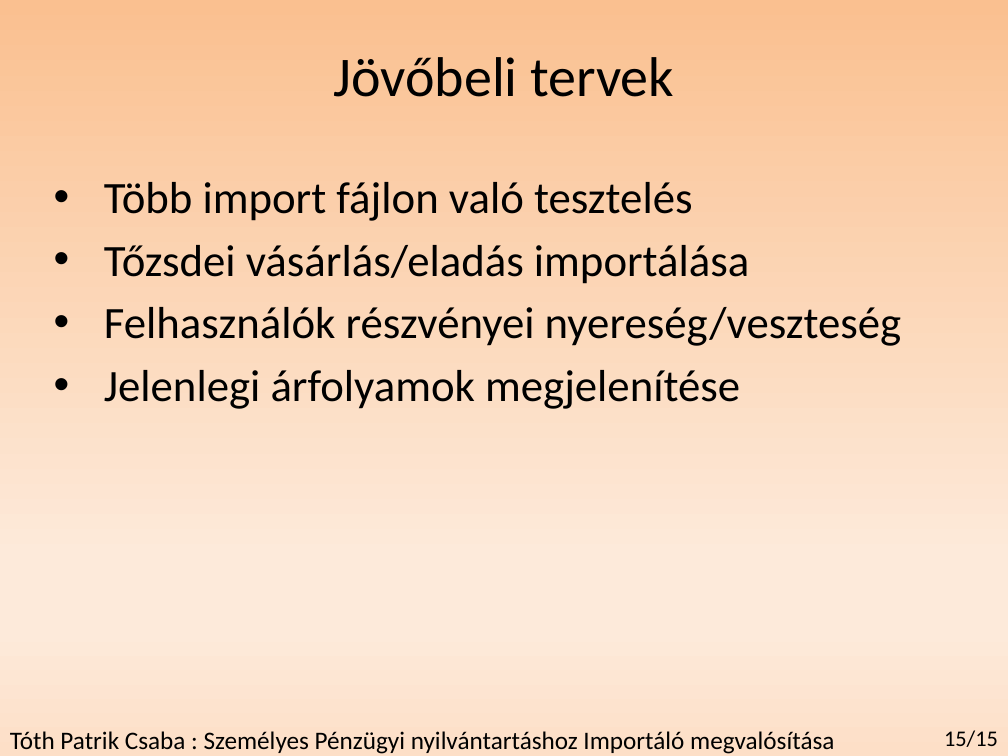
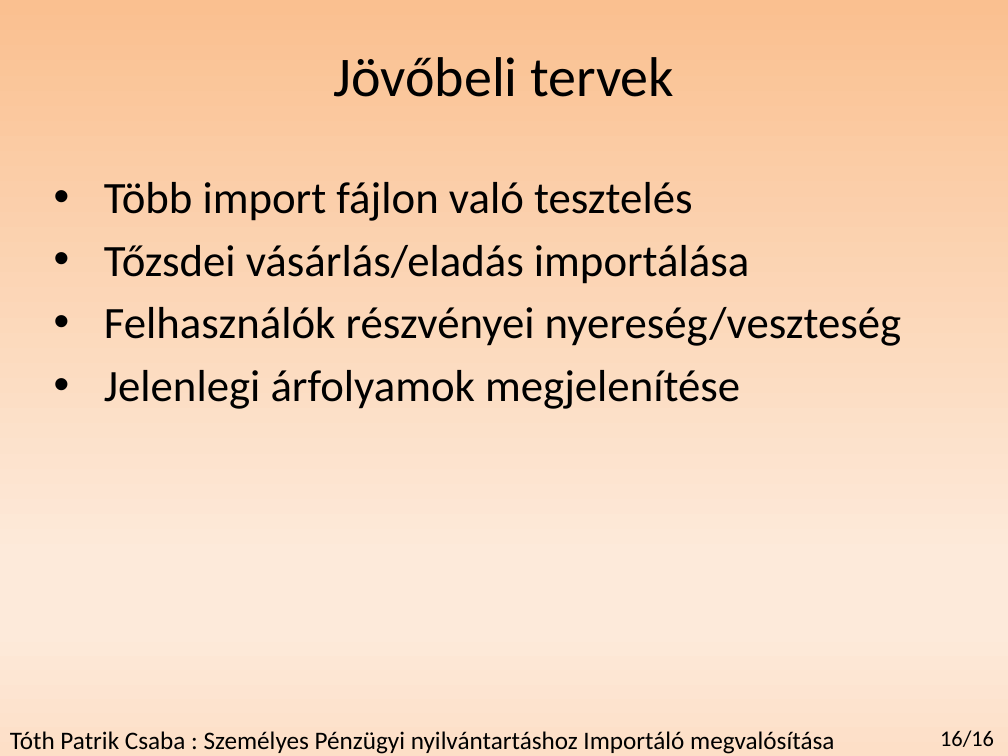
Before and after one commit to redizaar/MoneyManager, a slide deck: slide 17 of féléveselőadás_szakdoga.pptx. Drawn at 1008x756 pixels with LibreOffice and Linux fonts; fonts in the diff are those of the drawing. Boxes give left, top, right and bottom in pixels: in the first picture for what was removed or moved away, otherwise in the second. Text is boxed around its words. In the diff, an @@ line names an element or a change of style, - is before the commit and + after.

```diff
--- a/féléveselőadás_szakdoga.pptx
+++ b/féléveselőadás_szakdoga.pptx
@@ text at (x1=940, y1=730, x2=994, y2=747): text changed @@
-15/15
+16/16
```
Also in this commit, not shown: 15 other slides changed.
